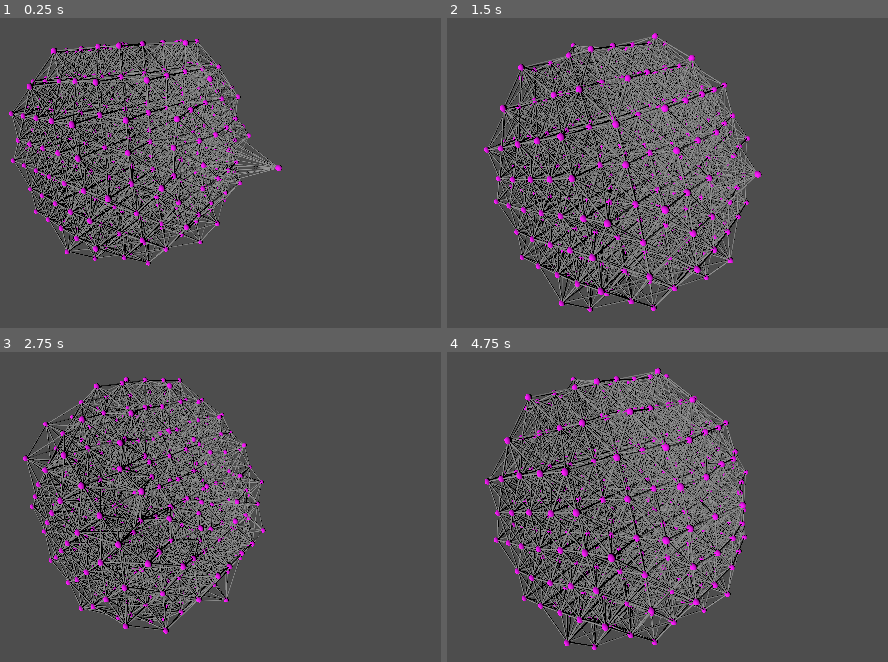
Above: before the commit, frames 1-4 (two rows, left to right).
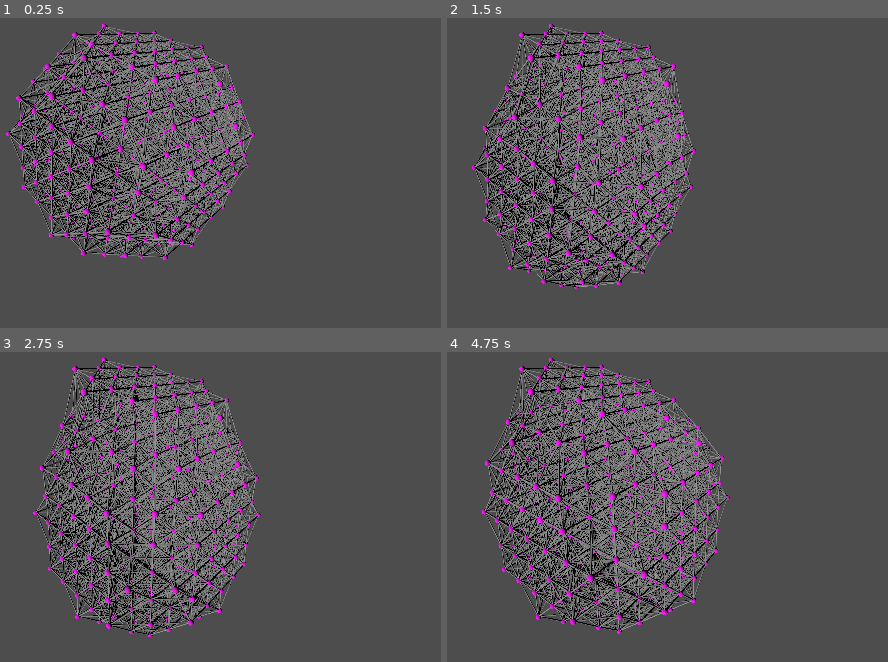
Above: after the commit, the same moments.

Repository: ilyabelow/sphere_of_springs
Game: Godot game, scene res://world.tscn
The game is run twice, just before and just after one commit, with the same random seed, the same clock (stepped at 60 frames per second) and the same inputs.
Inputs:
- Up to frame 1 (0.25 s): no input
- Up to frame 2 (1.5 s): no input
- Up to frame 3 (2.75 s): no input
- Up to frame 4 (4.75 s): no input

The runs differ from the first frame. In frame 1, 22% of the frame differs, in the area x 1-64%, y 1-80%; in frame 2, 30%, in the area x 5-72%, y 1-95%; in frame 3, 24%; in frame 4, 29%.

Commit message:
changed simulation

Diff:
--- a/Mass.gd
+++ b/Mass.gd
@@ -3,7 +3,7 @@
 extends Node3D
 
 
-var mass: float = 0.1
+var mass: float = 0.2
 var friction_coef: float = 0.01
 var inf_mass: bool = false
 
--- a/project.godot
+++ b/project.godot
@@ -14,3 +14,7 @@
 run/main_scene="res://world.tscn"
 config/features=PackedStringArray("4.1", "GL Compatibility")
 config/icon="res://icon.svg"
+
+[editor]
+
+movie_writer/movie_file="/home/ilyabelow/Code/sphere_of_springs/t.avi"
--- a/spring.gd
+++ b/spring.gd
@@ -4,7 +4,7 @@
 
 var l0: float
 var l: float
-var k: float = 15.0
+var k: float = 5.0
 
 var m1: Mass
 var m2: Mass
--- a/world.gd
+++ b/world.gd
@@ -6,7 +6,6 @@
 
 var masses: Array[Mass]
 var springs: Array[Spring]
-var pivot: Mass
 
 const gravity := Vector3(0, -9.8, 0)
 
@@ -23,12 +22,9 @@
 				if x*x + y*y + z*z > sides*sides*.25:
 					continue
 				var mass := mass_scene.instantiate() as Mass
-				if j == sides -1 and i == sides/2 and k == sides/2:
+				if j == sides - 1:
 					mass.inf_mass = true
-				if j == sides/2 and i == sides-1 and k == sides/2:
-					pivot = mass
-					mass.inf_mass = true
-				mass.position = Vector3(x, y, z) * step# + Vector3(0, sides * step, 0)
+				mass.position = Vector3(x, y, z).rotated(Vector3.FORWARD, PI/8) * step
 				masses.append(mass)
 				add_child(mass)
 
@@ -54,6 +50,3 @@
 		mass.apply_gravity(gravity)
 		mass.apply_friction()
 		mass.apply_forces(delta)
-
-	var time := Time.get_ticks_msec()/100.
-	pivot.position.x = 10*sin(time)+20*sin(time/5)+20
Not shown, added: t.avi
